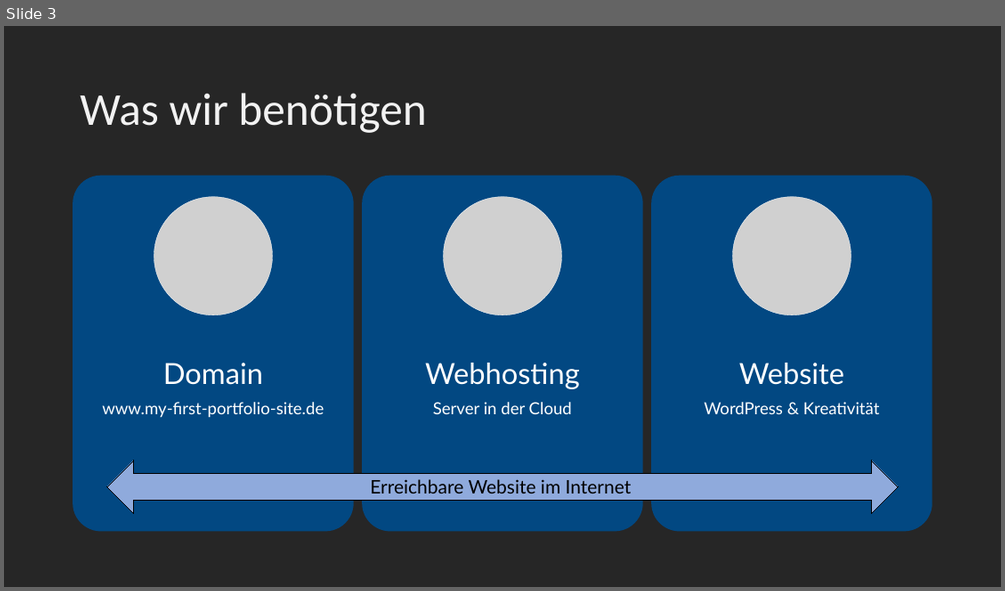
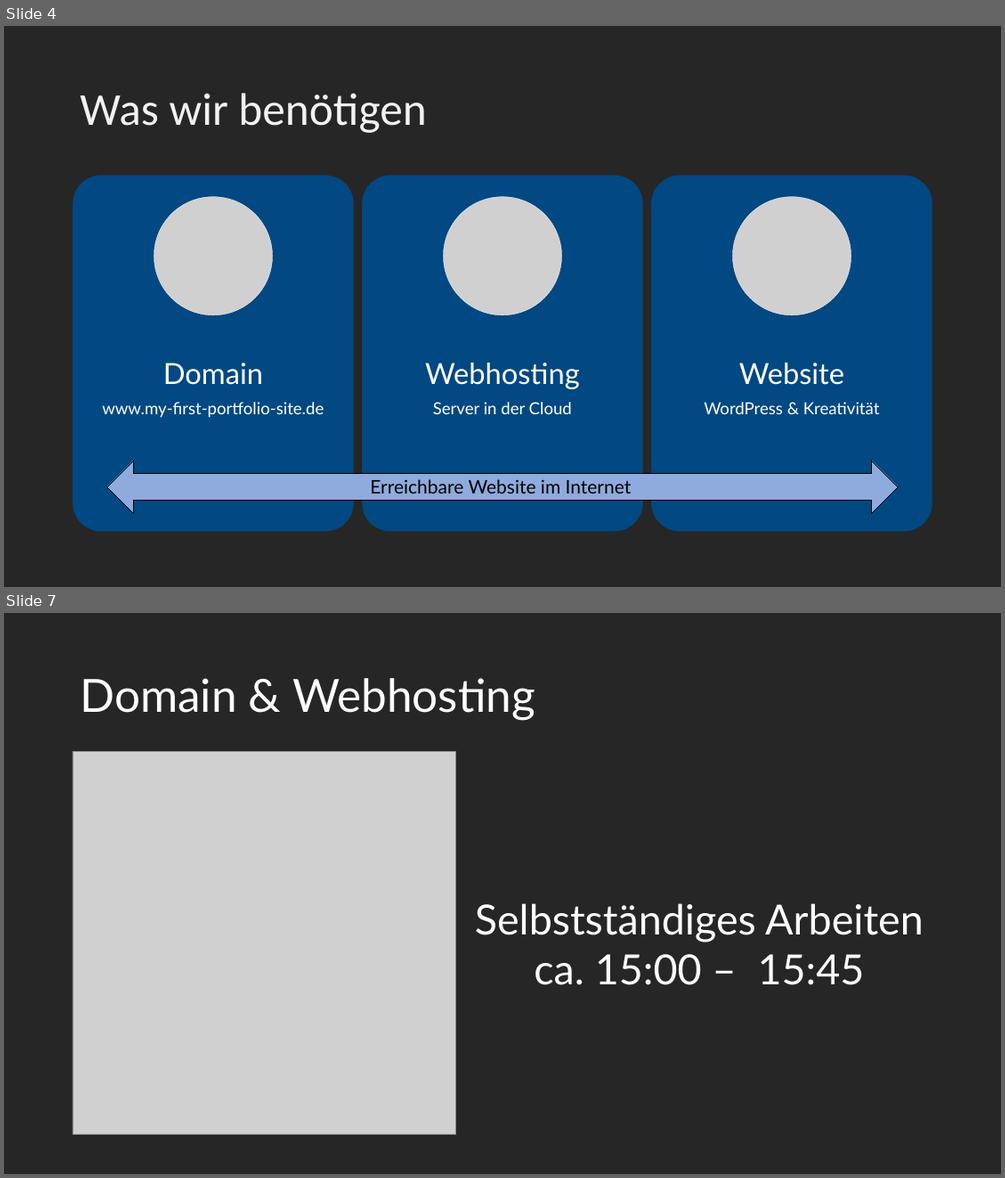
Before and after one commit to maximotus/skill-saturday-wordpress-portfolio-website, a slide deck: wordpress-portfolio-website-presentation.pptx. Shown one above the other, each under a label of ours: slide 3 before the commit, slides 4 and 7 after it; the slides between them are not shown. The pictures are 1005x591 and 1005x1178 pixels, drawn with LibreOffice and Linux fonts; fonts in the diff are those of the drawing; grey boxes stand for pictures. Boxes give left, top, right and bottom in pixels: in the first picture for what was removed or moved away, otherwise in the second. Text is boxed around its words. In the diff, an @@ line names an element or a change of style, - is before the commit and + after.

```diff
--- a/wordpress-portfolio-website-presentation.pptx
+++ b/wordpress-portfolio-website-presentation.pptx
@@ slide 7 added at [4,613,1001,1174], background #262626 @@
@@ title added at [80,678,535,720], 44 pt, text #FFFFFF @@
+Domain & Webhosting
@@ picture added at [73,751,455,1135] @@
@@ text added at [475,903,923,985], 40 pt, text #FFFFFF @@
+Selbstständiges Arbeiten
+ca. 15:00 – 15:45
@@ what was slide 3 is now slide 4 @@
```
Also in this commit, not shown: 2 slides changed, 6 other slides added.
